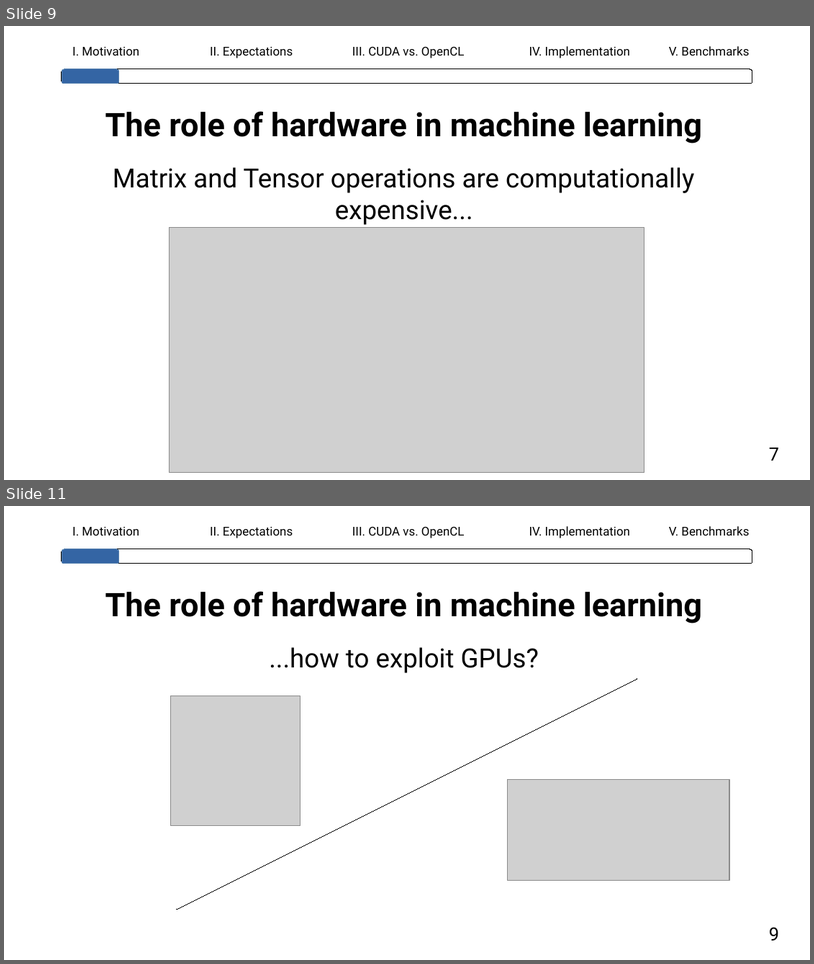
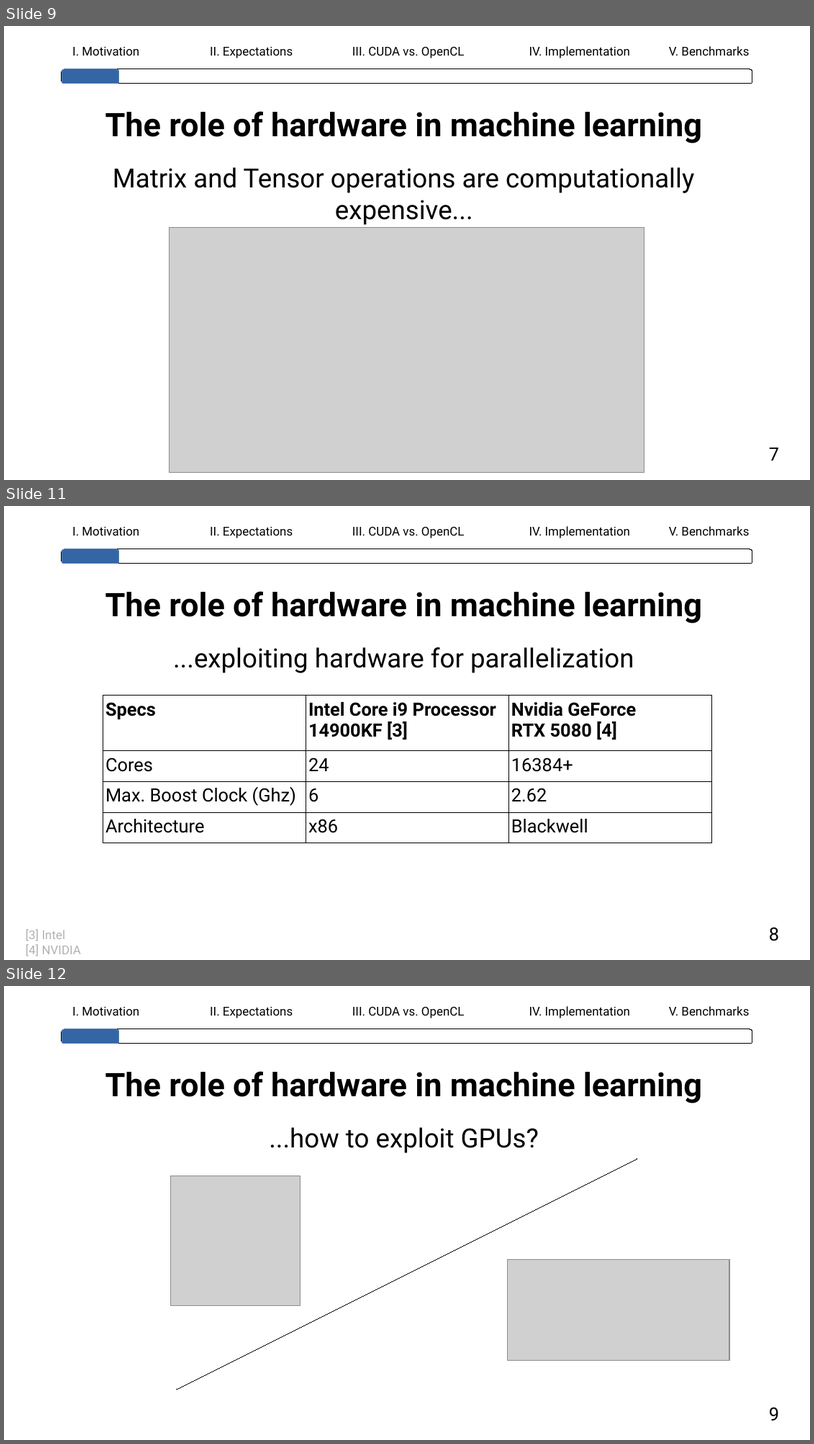
Before and after one commit to lhahner/opti-perf, a slide deck: docs/presentation/final-presentation.odp. Shown one above the other, each under a label of ours: slides 9 and 11 before the commit, slides 9, 11 and 12 after it; the slides between them are not shown. The pictures are 814x964 and 814x1444 pixels, drawn with LibreOffice and Linux fonts; fonts in the diff are those of the drawing; grey boxes stand for pictures. Boxes give left, top, right and bottom in pixels: in the first picture for what was removed or moved away, otherwise in the second. Text is boxed around its words. In the diff, an @@ line names an element or a change of style, - is before the commit and + after.

Commit message:
adds more details about benchmark specification

```diff
--- a/docs/presentation/final-presentation.odp
+++ b/docs/presentation/final-presentation.odp
@@ slide 11 added at (4, 506, 810, 960), background #FFFFFF @@
@@ text added at (72, 527, 139, 536), 12 pt, text #000000 @@
+I. Motivation
@@ text added at (210, 527, 293, 538), 12 pt, text #000000 @@
+II. Expectations
@@ text added at (352, 526, 465, 538), 12 pt, text #000000 @@
+III. CUDA vs. OpenCL
@@ text added at (530, 526, 630, 538), 12 pt, text #000000 @@
+IV. Implementation
@@ text added at (669, 526, 749, 536), 12 pt, text #000000 @@
+V. Benchmarks
@@ rounded rectangle added at (62, 549, 754, 564), fill #FFFFFF, outline #000000 0 pt @@
@@ rounded rectangle added at (62, 549, 120, 564), fill #3465A4, outline #5983B0 0 pt @@
@@ title added at (106, 591, 702, 623), 32 pt, text #000000, bold @@
+The role of hardware in machine learning
@@ text added at (173, 647, 635, 673), 26 pt, text #000000 @@
+...exploiting hardware for parallelization
@@ table added at (103, 695, 713, 836), 4 rows, 3 columns @@
+Specs | Intel Core i9 Processor 14900KF [3] | Nvidia GeForce / RTX 5080 [4]
+Cores | 24 | 16384+
+Max. Boost Clock (Ghz) | 6 | 2.62
+Architecture | x86 | Blackwell
@@ text added at (26, 929, 81, 956), 12 pt, text #B2B2B2 @@
+[3] Intel
+[4] NVIDIA
@@ text added at (769, 926, 779, 941), 18 pt, text #000000 @@
+8
@@ what was slide 11 is now slide 12 @@
```
Also in this commit, not shown: 5 slides changed, 2 other slides added, 3 other files.
